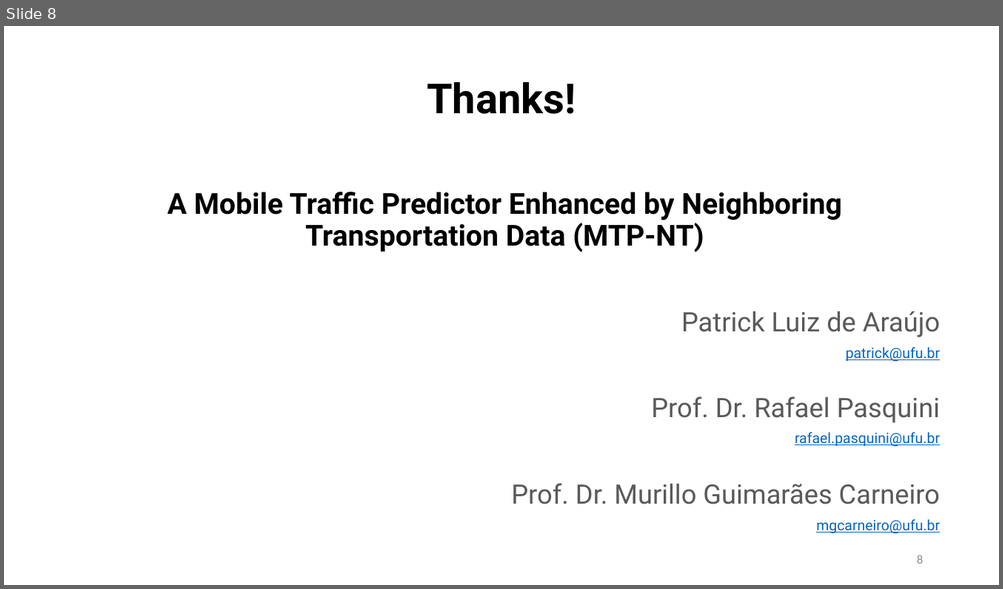
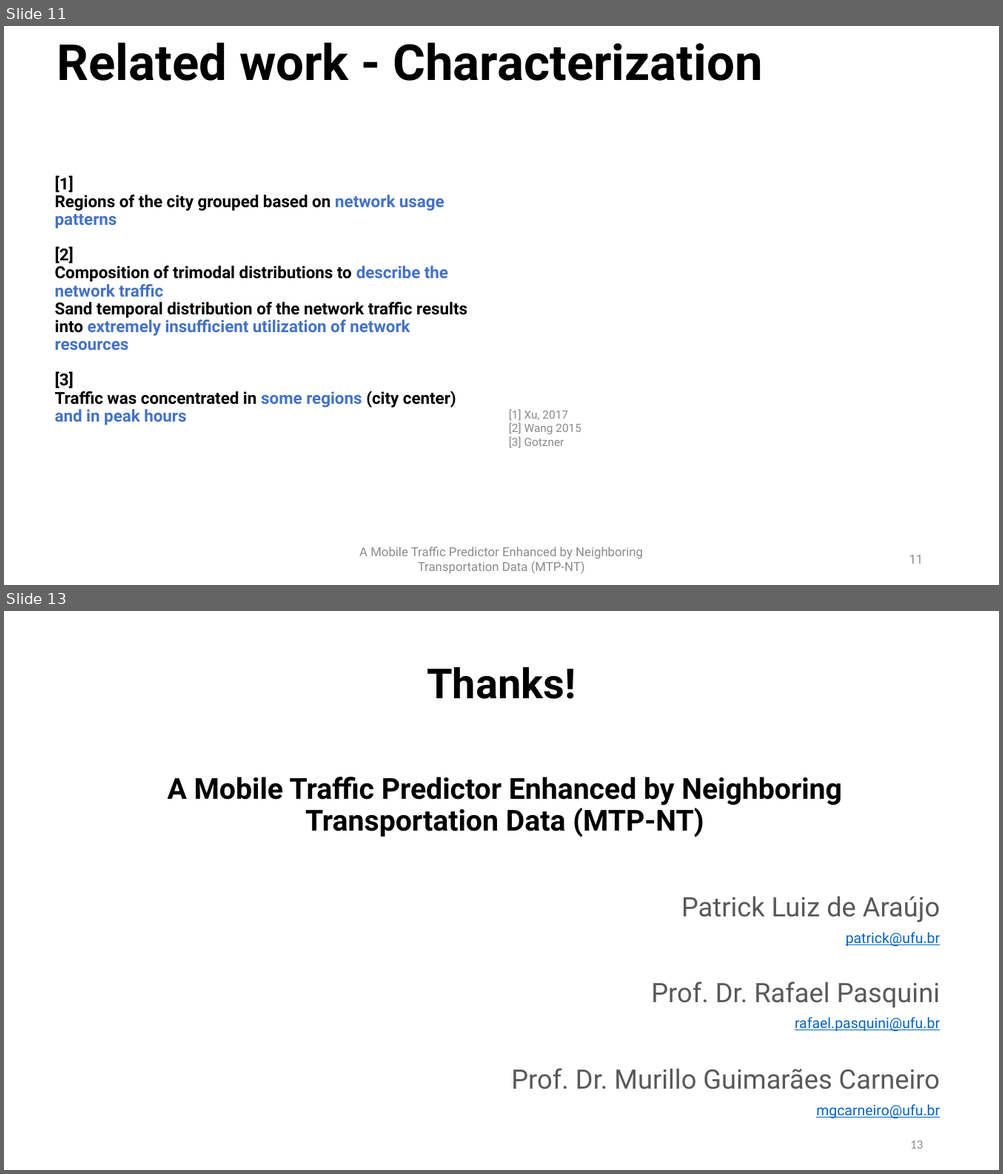
Before and after one commit to PatrickLdA/milan-telecom-analysis, a slide deck: defesa.pptx. Shown one above the other, each under a label of ours: slide 8 before the commit, slides 11 and 13 after it; the slides between them are not shown. The pictures are 1003x589 and 1003x1174 pixels, drawn with LibreOffice and Linux fonts; fonts in the diff are those of the drawing. Boxes give left, top, right and bottom in pixels: in the first picture for what was removed or moved away, otherwise in the second. Text is boxed around its words. In the diff, an @@ line names an element or a change of style, - is before the commit and + after.

```diff
--- a/defesa.pptx
+++ b/defesa.pptx
@@ slide 11 added at box(4, 26, 999, 585), background #FFFFFF @@
@@ text added at box(57, 42, 762, 81), 48 pt, text #000000, bold @@
+Related work - Characterization
@@ title added at box(55, 175, 467, 426), 16 pt, text #000000, bold @@
+[1]
+Regions of the city grouped based on network usage patterns
+[2]
+Composition of trimodal distributions to describe the network traffic
+Sand temporal distribution of the network traffic results into extremely insufficient utilization of network resources
+[3]
+Traffic was concentrated in some regions (city center) and in peak hours
@@ text added at box(509, 409, 581, 448), 11 pt, text #898989 @@
+[1] Xu, 2017
+[2] Wang 2015
+[3] Gotzner
@@ text added at box(359, 547, 643, 574), 12 pt, text #8C8C8C @@
+A Mobile Traffic Predictor Enhanced by Neighboring Transportation Data (MTP-NT)
@@ page number added at box(909, 555, 923, 564), 12 pt, text #8C8C8C @@
+11
@@ what was slide 8 is now slide 13 @@
@@ page number at box(910, 1141, 922, 1149): text changed @@
-8
+13
```
Also in this commit, not shown: 1 slide changed, 4 other slides added.
